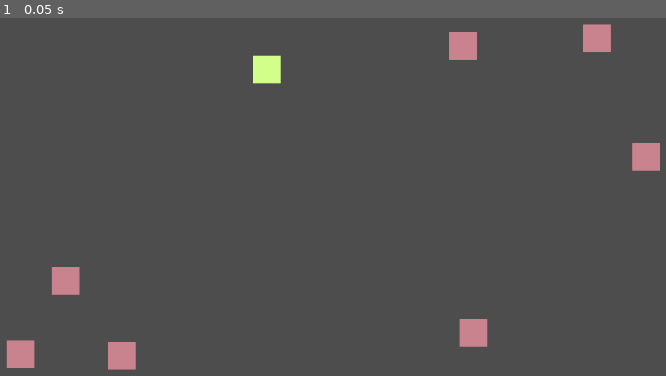
Above: before the commit, frame 1.
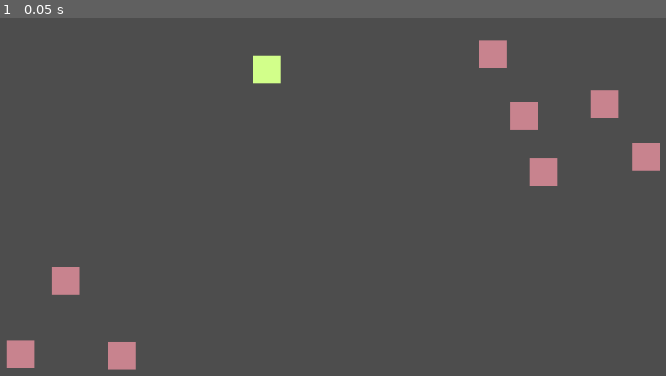
Above: after the commit, the same moment.

Repository: jonathaneeckhout/jdungeon-level-server
Game: Godot game, scene res://scenes/Levels/Grassland/Grassland.tscn
Same seed, same stepped clock (60 frames per second), same inputs: the game is played once before the commit and once after it. This scene is started directly instead of the project's main scene.
Inputs:
- Up to frame 1 (0.05 s): no input

The runs differ from the first frame. In frame 1, 2.3% of the frame differs, in the area x 67-93%, y 1-92%.
Error in both runs: Invalid access to property or key 'response' on a base object of type 'bool'. (res://scripts/commonConnection.gd:25)

Commit message:
add wander behavior

Diff:
--- a/scenes/Enemies/Ram/Ram.gd
+++ b/scenes/Enemies/Ram/Ram.gd
@@ -2,7 +2,16 @@
 
 const CLASS = "Ram"
 
+var behavior_script = load("res://scripts/behaviors/wander.gd")
+var behavior: Node
 
 func _ready():
 	super()
 	$Interface/Name.text = CLASS
+
+	behavior = behavior_script.new()
+	add_child(behavior)
+
+
+func fsm(delta):
+	behavior.fsm_wander(delta)
--- a/scenes/Enemies/Sheep/Sheep.gd
+++ b/scenes/Enemies/Sheep/Sheep.gd
@@ -1,60 +1,18 @@
 extends "res://scripts/entity.gd"
 
-enum STATES { IDLE, MOVE, RUN }
+const CLASS = "Sheep"
 
-const CLASS = "Sheep"
-const MIN_IDLE_TIME = 3
-const MAX_IDLE_TIME = 10
-const MAX_WANDER_DISTANCE = 256
-const MOVE_SPEED = 75.0
-const ARRIVAL_DISTANCE = 8
-
-var state = STATES.IDLE
-var starting_postion: Vector2
-var wander_target: Vector2
-
-@onready var idle_timer = Timer.new()
+var behavior_script = load("res://scripts/behaviors/wander.gd")
+var behavior: Node
 
 
 func _ready():
 	super()
 	$Interface/Name.text = CLASS
 
-	starting_postion = position
-
-	idle_timer.one_shot = true
-	add_child(idle_timer)
-	idle_timer.start(randi_range(MIN_IDLE_TIME, MAX_IDLE_TIME))
+	behavior = behavior_script.new()
+	add_child(behavior)
 
 
-func fsm(_delta):
-	match state:
-		STATES.IDLE:
-			if idle_timer.is_stopped():
-				state = STATES.MOVE
-				find_random_spot()
-		STATES.MOVE:
-			_handle_move()
-		STATES.RUN:
-			pass
-
-
-func find_random_spot():
-	wander_target = Vector2(
-		randi_range(
-			starting_postion.x - MAX_WANDER_DISTANCE, starting_postion.x + MAX_WANDER_DISTANCE
-		),
-		randi_range(
-			starting_postion.y - MAX_WANDER_DISTANCE, starting_postion.y + MAX_WANDER_DISTANCE
-		)
-	)
-
-
-func _handle_move():
-	if position.distance_to(wander_target) > ARRIVAL_DISTANCE:
-		velocity = position.direction_to(wander_target) * MOVE_SPEED
-		state = STATES.MOVE
-	else:
-		velocity = Vector2.ZERO
-		state = STATES.IDLE
-		idle_timer.start(randi_range(MIN_IDLE_TIME, MAX_IDLE_TIME))
+func fsm(delta):
+	behavior.fsm_wander(delta)
--- a/scenes/Levels/Grassland/Grassland.tscn
+++ b/scenes/Levels/Grassland/Grassland.tscn
@@ -31,17 +31,22 @@
 respawn_time = 3
 
 [node name="Ram" parent="EnemySpawnLocations" instance=ExtResource("3_tknl2")]
-position = Vector2(785, 463)
+position = Vector2(813, 61)
 enemy_scene = ExtResource("4_8pf27")
 respawn_time = 10
 
-[node name="Sheep4" parent="EnemySpawnLocations" instance=ExtResource("3_tknl2")]
-position = Vector2(770, 49)
+[node name="Sheep6" parent="EnemySpawnLocations" instance=ExtResource("3_tknl2")]
+position = Vector2(858, 150)
 enemy_scene = ExtResource("4_emfvs")
 respawn_time = 10
 
-[node name="Sheep5" parent="EnemySpawnLocations" instance=ExtResource("3_tknl2")]
-position = Vector2(963, 38)
+[node name="Sheep8" parent="EnemySpawnLocations" instance=ExtResource("3_tknl2")]
+position = Vector2(886, 231)
+enemy_scene = ExtResource("4_emfvs")
+respawn_time = 10
+
+[node name="Sheep9" parent="EnemySpawnLocations" instance=ExtResource("3_tknl2")]
+position = Vector2(974, 133)
 enemy_scene = ExtResource("4_emfvs")
 respawn_time = 10
 
--- a/scenes/Player/Player.tscn
+++ b/scenes/Player/Player.tscn
@@ -30,6 +30,7 @@
 shape = SubResource("CircleShape2D_g87ai")
 
 [node name="AttackArea2D" type="Area2D" parent="."]
+visible = false
 collision_layer = 0
 collision_mask = 4
 
--- a/scenes/ServerSynchronizer/ServerSynchronizer.tscn
+++ b/scenes/ServerSynchronizer/ServerSynchronizer.tscn
@@ -13,4 +13,5 @@
 collision_mask = 2
 
 [node name="CollisionShape2D" type="CollisionShape2D" parent="NetworkSyncArea2D"]
+visible = false
 shape = SubResource("CircleShape2D_84arr")
--- /dev/null
+++ b/scripts/behaviors/wander.gd
@@ -0,0 +1,133 @@
+extends Node2D
+
+enum STATES { IDLE, MOVE, RUN }
+
+const MIN_IDLE_TIME = 3
+const MAX_IDLE_TIME = 10
+const MAX_WANDER_DISTANCE = 256.0
+const MOVE_SPEED = 75.0
+const ARRIVAL_DISTANCE = 8
+const RAY_SIZE = 64
+const RAY_ANGLE = 30
+
+var state = STATES.IDLE
+var starting_postion: Vector2
+var wander_target: Vector2
+
+@onready var root = $"../"
+
+@onready var idle_timer = Timer.new()
+@onready var rays = Node2D.new()
+@onready var ray_direction = RayCast2D.new()
+
+
+# Called when the node enters the scene tree for the first time.
+func _ready():
+	starting_postion = root.position
+
+	idle_timer.one_shot = true
+	add_child(idle_timer)
+
+	init_avoidance_rays()
+
+	idle_timer.start(randi_range(MIN_IDLE_TIME, MAX_IDLE_TIME))
+
+	ray_direction.target_position = Vector2(RAY_SIZE, 0)
+	add_child(ray_direction)
+
+
+func init_avoidance_rays():
+	rays.name = "Rays"
+
+	var ray_front = RayCast2D.new()
+	var ray_left_0 = RayCast2D.new()
+	var ray_left_1 = RayCast2D.new()
+	var ray_right_0 = RayCast2D.new()
+	var ray_right_1 = RayCast2D.new()
+
+	ray_front.enabled = true
+	ray_left_0.enabled = true
+	ray_left_1.enabled = true
+	ray_right_0.enabled = true
+	ray_right_1.enabled = true
+
+	ray_front.name = "FrontRay"
+	ray_left_0.name = "LeftRay0"
+	ray_left_1.name = "LeftRay1"
+	ray_right_0.name = "RightRay0"
+	ray_right_1.name = "RightRay1"
+
+	ray_front.target_position = Vector2(RAY_SIZE, 0)
+	ray_left_0.target_position = Vector2(RAY_SIZE / 1.5, 0)
+	ray_left_1.target_position = Vector2(RAY_SIZE / 2.0, 0)
+	ray_right_0.target_position = Vector2(RAY_SIZE / 1.5, 0)
+	ray_right_1.target_position = Vector2(RAY_SIZE / 2.0, 0)
+
+	ray_left_0.rotation_degrees = -(2 * RAY_ANGLE)
+	ray_left_1.rotation_degrees = -(4 * RAY_ANGLE)
+	ray_right_0.rotation_degrees = 2 * RAY_ANGLE
+	ray_right_1.rotation_degrees = 4 * RAY_ANGLE
+
+	rays.add_child(ray_left_0)
+	rays.add_child(ray_right_0)
+	rays.add_child(ray_left_1)
+	rays.add_child(ray_right_1)
+	rays.add_child(ray_front)
+
+	# rays.visible = false
+
+	add_child(rays)
+
+
+func fsm_wander(_delta):
+	match state:
+		STATES.IDLE:
+			if idle_timer.is_stopped():
+				state = STATES.MOVE
+				wander_target = find_random_spot(starting_postion, MAX_WANDER_DISTANCE)
+		STATES.MOVE:
+			_handle_move()
+		STATES.RUN:
+			pass
+
+
+func find_random_spot(origin: Vector2, distance: float) -> Vector2:
+	return Vector2(
+		float(randi_range(origin.x - distance, origin.x + distance)),
+		float(randi_range(origin.y - distance, origin.y + distance))
+	)
+
+
+func _handle_move():
+	if root.position.distance_to(wander_target) > ARRIVAL_DISTANCE:
+		root.velocity = root.position.direction_to(wander_target) * MOVE_SPEED
+		_move_with_avoidance()
+		ray_direction.rotation = root.velocity.angle()
+		state = STATES.MOVE
+	else:
+		root.velocity = Vector2.ZERO
+		state = STATES.IDLE
+		idle_timer.start(randi_range(MIN_IDLE_TIME, MAX_IDLE_TIME))
+
+
+func _move_with_avoidance():
+	rays.rotation = root.velocity.angle()
+	if _obstacle_ahead():
+		var viable_ray = _get_viable_ray()
+		if viable_ray:
+			root.velocity = Vector2.RIGHT.rotated(rays.rotation + viable_ray.rotation) * MOVE_SPEED
+
+
+func _obstacle_ahead() -> bool:
+	for ray in rays.get_children():
+		if ray.is_colliding():
+			return true
+
+	return false
+
+
+func _get_viable_ray() -> RayCast2D:
+	for ray in rays.get_children():
+		if !ray.is_colliding():
+			return ray
+	return null
